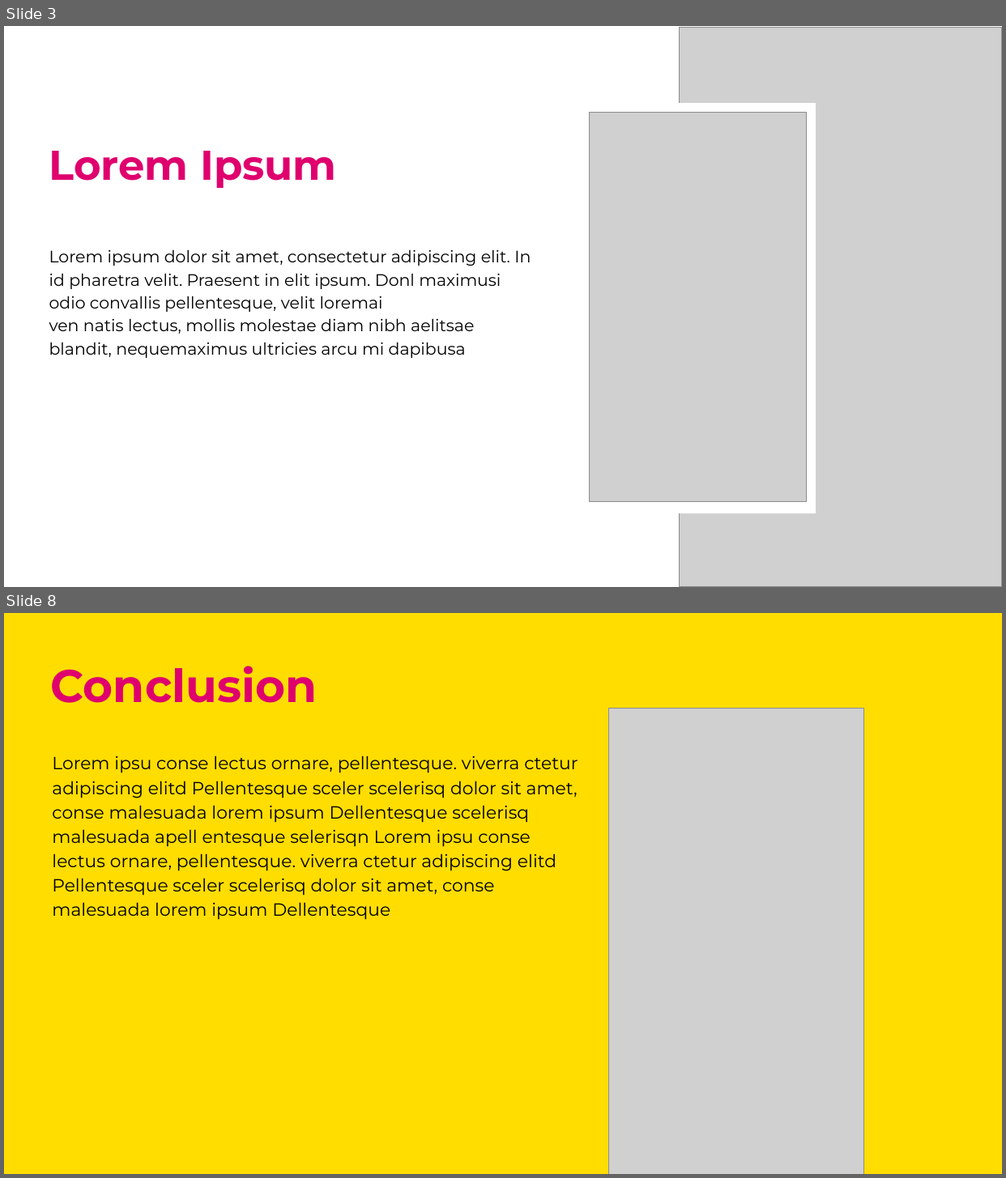
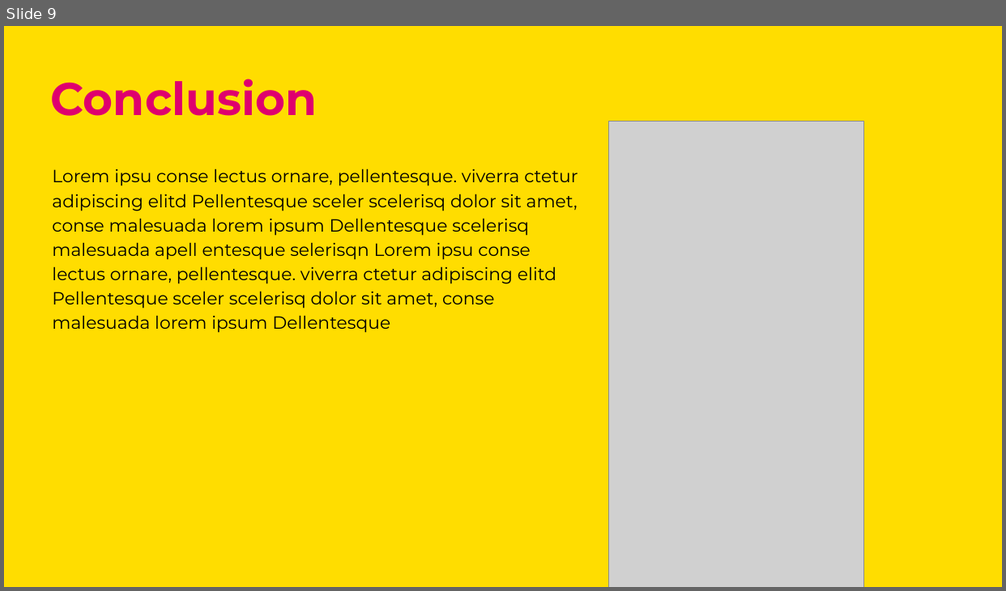
Before and after one commit to Mwenda-Mugambi/Web_Ad_campaign_optimization, a slide deck: Presentation Template.pptx. Shown one above the other, each under a label of ours: slides 3 and 8 before the commit, slide 9 after it; the slides between them are not shown. The pictures are 1006x1178 and 1006x591 pixels, drawn with LibreOffice and Linux fonts; fonts in the diff are those of the drawing; grey boxes stand for pictures. Boxes give left, top, right and bottom in pixels: in the first picture for what was removed or moved away, otherwise in the second. Text is boxed around its words. In the diff, an @@ line names an element or a change of style, - is before the commit and + after.

```diff
--- a/Presentation Template.pptx
+++ b/Presentation Template.pptx
@@ slide 3 removed at (x1=4, y1=26, x2=1002, y2=587), background #FFFFFF @@
@@ picture removed at (x1=680, y1=27, x2=1002, y2=587) @@
@@ rectangle removed at (x1=579, y1=103, x2=816, y2=514) @@
@@ picture removed at (x1=590, y1=113, x2=807, y2=502) @@
@@ text removed at (x1=49, y1=151, x2=337, y2=188) @@
-Lorem Ipsum
@@ text removed at (x1=49, y1=250, x2=530, y2=358) @@
-Lorem ipsum dolor sit amet, consectetur adipiscing elit. In id pharetra velit. Praesent in elit ipsum. Donl maximusi odio convallis pellentesque, velit loremai
-ven natis lectus, mollis molestae diam nibh aelitsae blandit, nequemaximus ultricies arcu mi dapibusa
@@ what was slide 8 is now slide 9 @@
```
Also in this commit, not shown: 1 slide changed, 6 slides added, 4 other slides removed, 4 other files.
